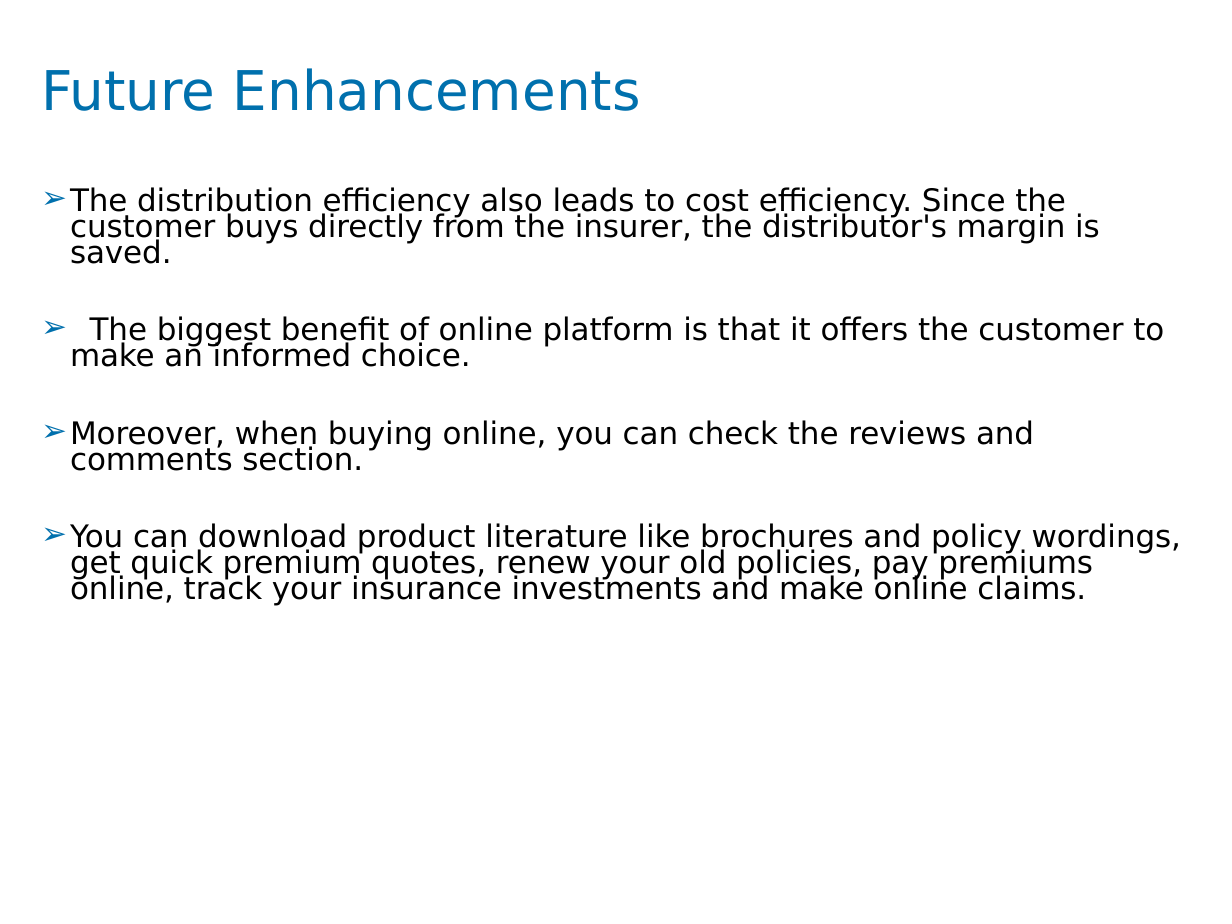
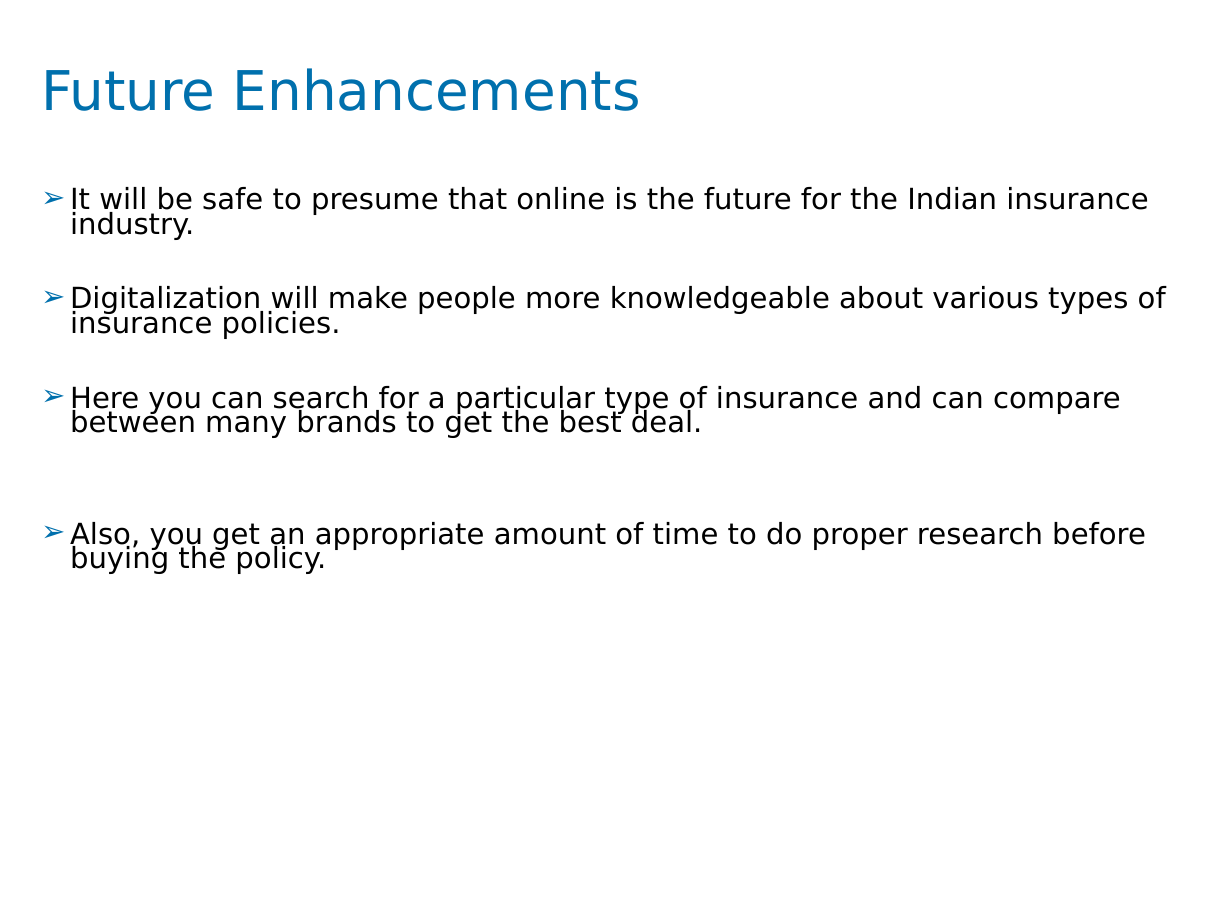
Before and after one commit to sarthakdubey56/PolicyEndorsement, a slide deck: slide 13 of MiniProject.pptx (slide 11 before the commit). Drawn at 1232x924 pixels with LibreOffice and Linux fonts; fonts in the diff are those of the drawing; background and template pictures are left out. Boxes give left, top, right and bottom in pixels: in the first picture for what was removed or moved away, otherwise in the second. Text is boxed around its words. In the diff, an @@ line names an element or a change of style, - is before the commit and + after.

```diff
--- a/MiniProject.pptx
+++ b/MiniProject.pptx
@@ text at (70,187,1166,574): text changed; size 18 to 17 pt @@
-➢ The distribution efficiency also leads to cost efficiency. Since the customer buys directly from the insurer, the distributor's margin is saved.
-➢ The biggest benefit of online platform is that it offers the customer to make an informed choice.
-➢ Moreover, when buying online, you can check the reviews and comments section.
-➢ You can download product literature like brochures and policy wordings, get quick premium quotes, renew your old policies, pay premiums online, track your insurance investments and make online claims.
+➢ It will be safe to presume that online is the future for the Indian insurance industry.
+➢ Digitalization will make people more knowledgeable about various types of insurance policies.
+➢ Here you can search for a particular type of insurance and can compare between many brands to get the best deal.
+➢ Also, you get an appropriate amount of time to do proper research before buying the policy.
```
Also in this commit, not shown: 2 other slides changed, 5 slides added, 3 slides removed.
